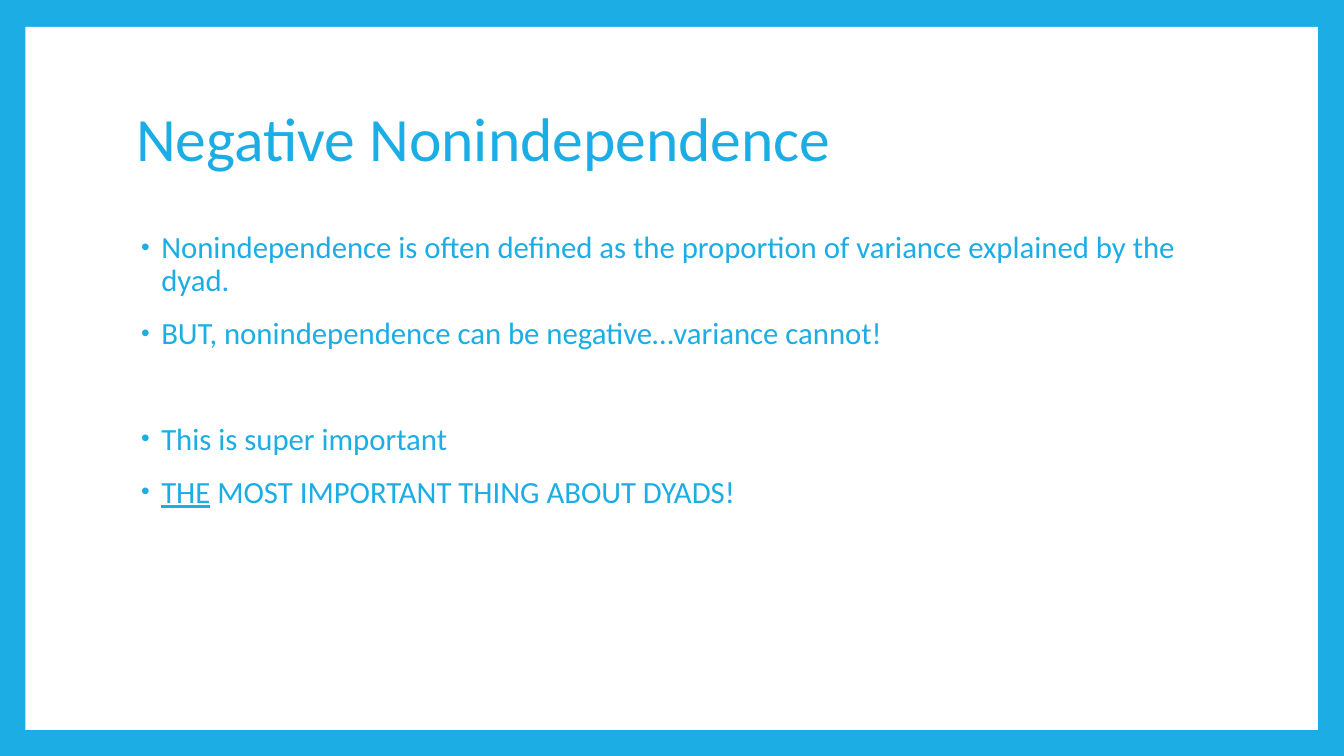
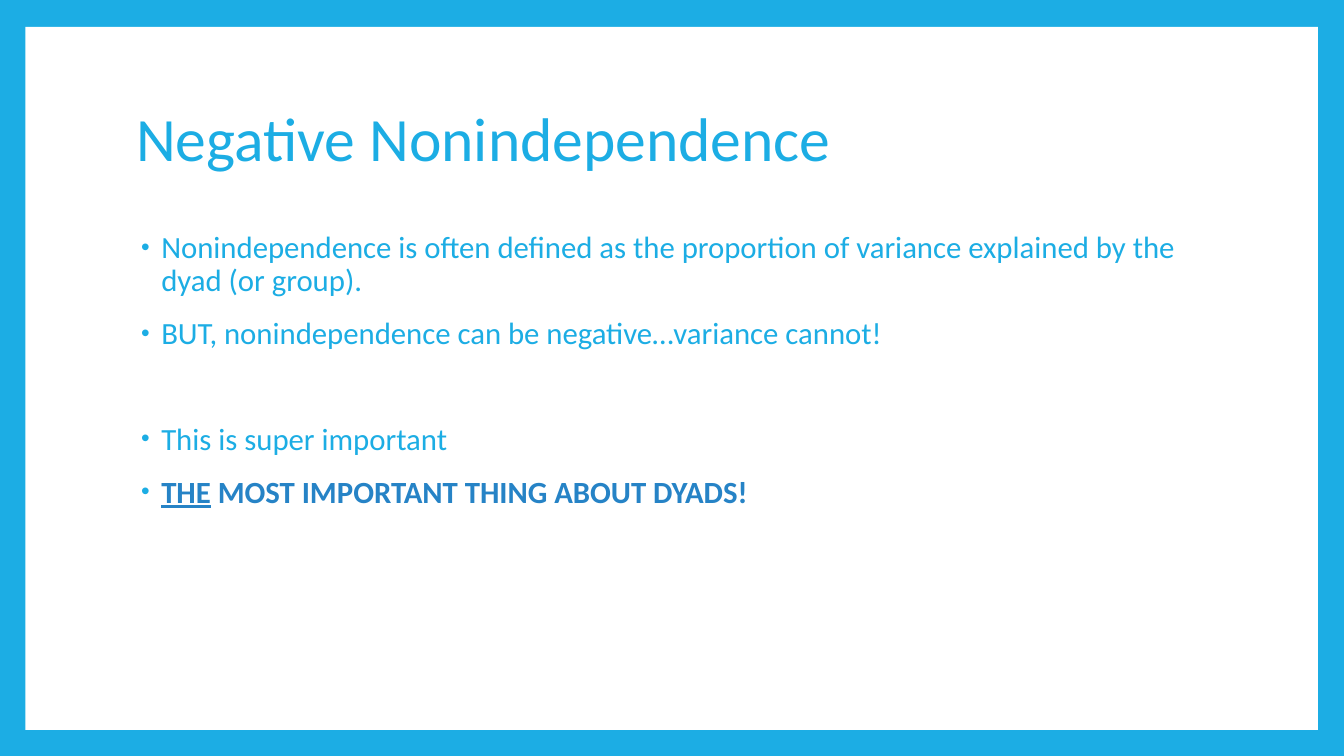
Before and after one commit to RandiLGarcia/2day-dyad-workshop, a slide deck: slide 30 of Day 1/Lecture Slides/Day 1 Slides.pptx (slide 31 before the commit). Drawn at 1344x756 pixels with LibreOffice and Linux fonts; fonts in the diff are those of the drawing. Boxes give left, top, right and bottom in pixels: in the first picture for what was removed or moved away, otherwise in the second. Text is boxed around its words. In the diff, an @@ line names an element or a change of style, - is before the commit and + after.

```diff
--- a/Day 1/Lecture Slides/Day 1 Slides.pptx
+++ b/Day 1/Lecture Slides/Day 1 Slides.pptx
@@ text at box(161, 236, 1175, 297): text changed @@
-• Nonindependence is often defined as the proportion of variance explained by the dyad.
+• Nonindependence is often defined as the proportion of variance explained by the dyad (or group).
@@ text at box(161, 482, 747, 508): text colour #1CADE4 to #2683C6, bold on in "THE MOST IMPORTANT THING ABOUT DYADS!" @@
```
Also in this commit, not shown: 25 other slides changed, 4 slides added, 9 slides removed, 7 other files.
